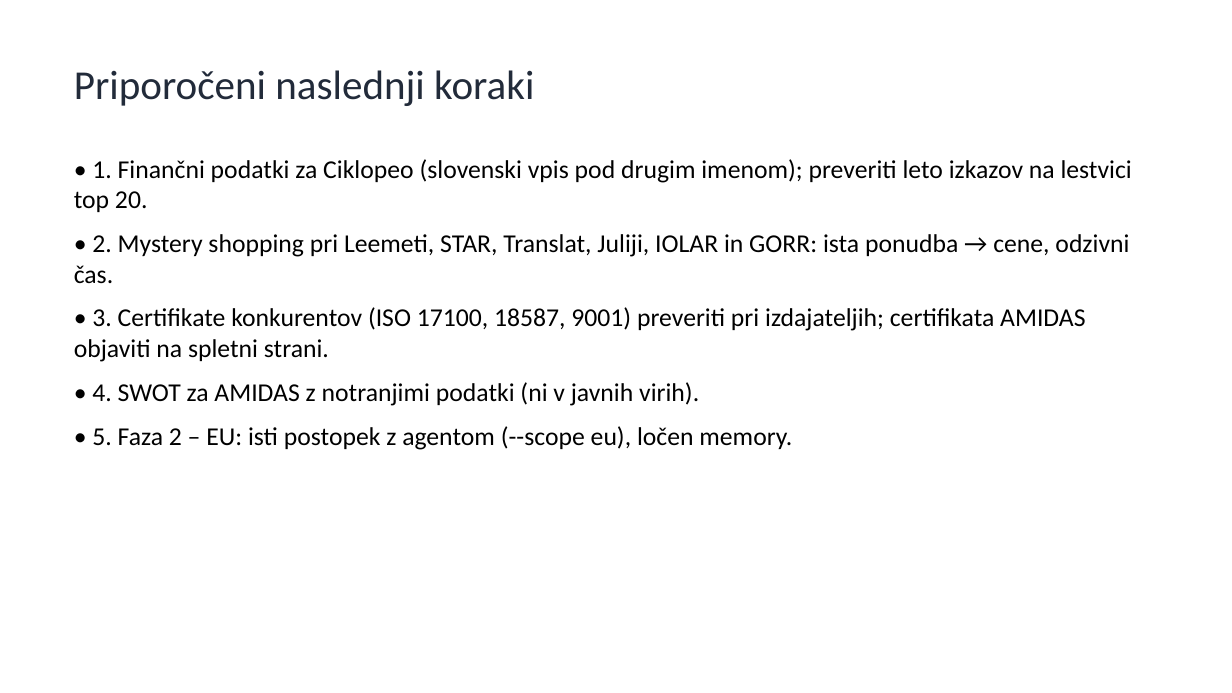
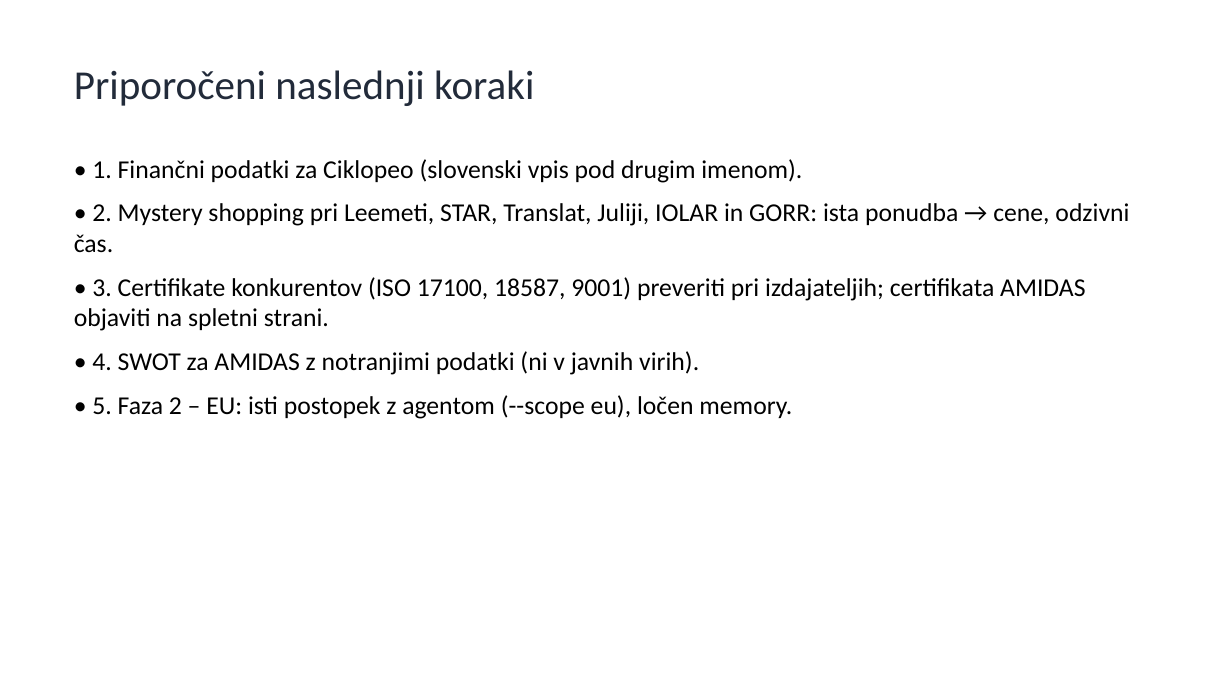
Before and after one commit to matjazambroz/github, a slide deck: slide 14 of analiza/analiza_konkurence_SI.pptx (slide 13 before the commit). Drawn at 1232x693 pixels with LibreOffice and Linux fonts; fonts in the diff are those of the drawing. Boxes give left, top, right and bottom in pixels: in the first picture for what was removed or moved away, otherwise in the second. Text is boxed around its words. In the diff, an @@ line names an element or a change of style, - is before the commit and + after.

```diff
--- a/analiza/analiza_konkurence_SI.pptx
+++ b/analiza/analiza_konkurence_SI.pptx
@@ text at (92, 159, 802, 183): text changed @@
-• 1. Finančni podatki za Ciklopeo (slovenski vpis pod drugim imenom); preveriti leto izkazov na lestvici top 20.
+• 1. Finančni podatki za Ciklopeo (slovenski vpis pod drugim imenom).
```
Also in this commit, not shown: 2 other slides changed, 1 slide added, 1 other file.
